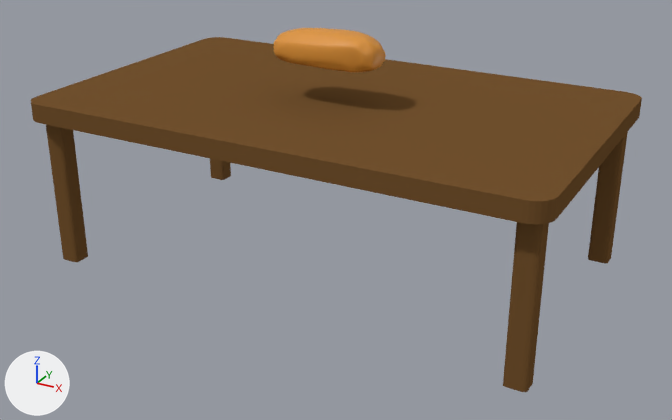
The Blender file BlenderSource/LS/objects.blend as it was, and as the next commit left it.
Before and after are seen from a 50 mm lens placed at (12.85, -23.45, 13.6), pointed at (0.31, -0.65, 2.2). Lighting does not change. The marker at lower left points along +X, +Y and +Z. The same objects are shown in both versions, whatever each file hides.

The first picture shows 'Bread.001', 'Table'.
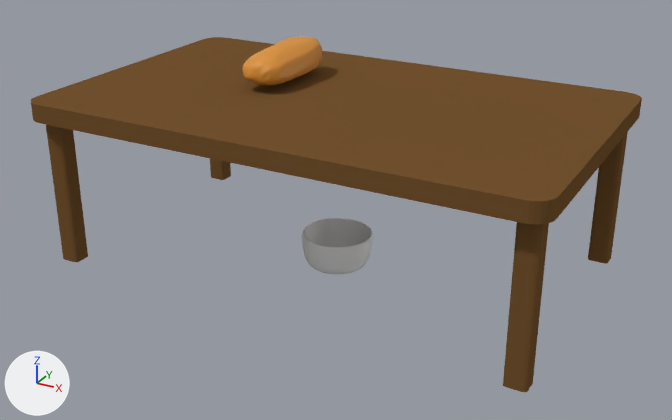
Location of each change, [x1, y1, x2, y2] in pixels of the pictures (672 x 420 px):
'Bread.001', moved, turned: before [274, 28, 386, 72]; after [243, 37, 323, 85]
'Bowl.001', added: after [302, 218, 372, 274]

The edits, one by one:
Mesh me_circle_001 is new.
It has 1256 vertices, 1254 faces and spans x -1.03..1.03, y -1.03..1.03, z 0.0..0.82.
Object 'Bread.001' (ob_bread_001) moves from (0.16, -0.52, 7.16) to (-2.33, 1.0, 6.22).
Object 'Bread.001' (ob_bread_001) turns from (0, 0, 180) to (0, 0, 270) degrees about x, y and z.
Object 'Bowl.001' (ob_bowl_001) is new; it shows me_circle_001.
Its location is (0.0, 0.0, 0.0).
Its scale is (1.08, 1.08, 1.36).
